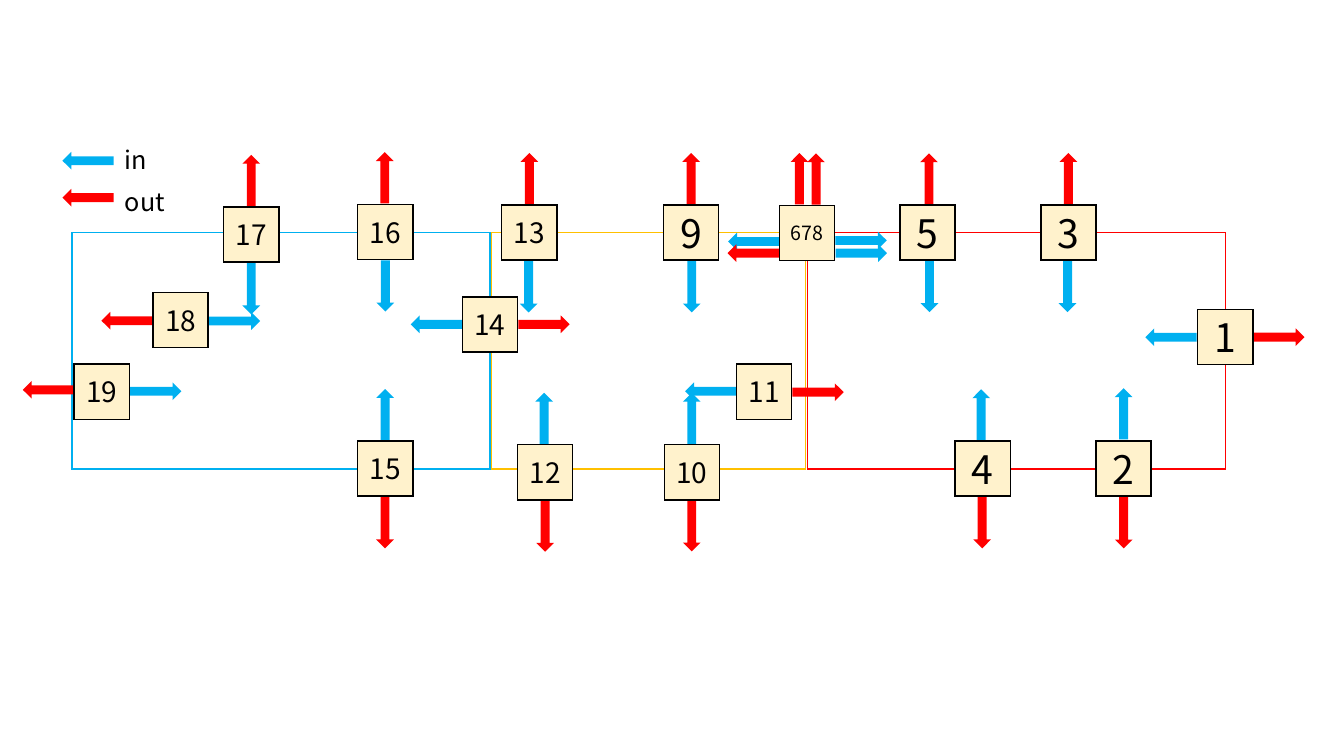
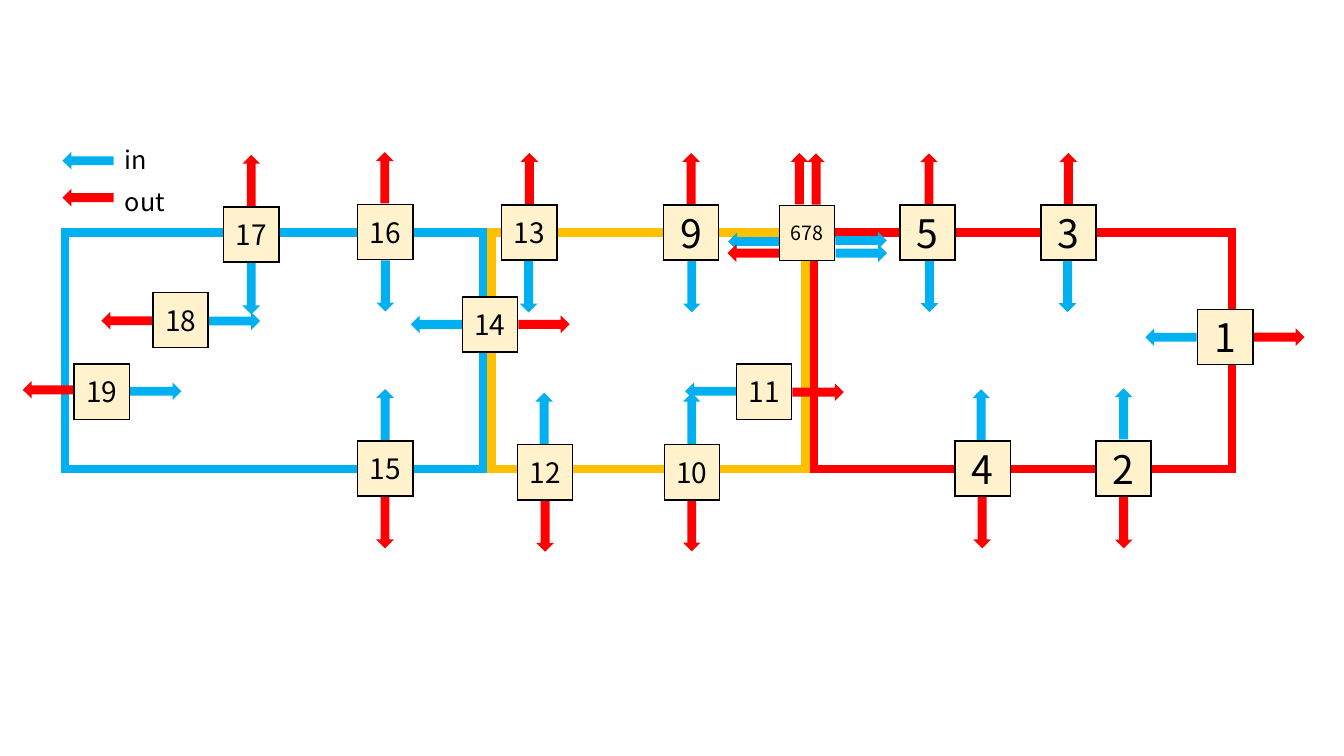
Before and after one commit to ao-megane/LplcOpenDataConverter, a slide deck: slide 2 of LplcOpenDataConverter/LplcOpenDataConverter/genko/センサinout図.pptx. Drawn at 1344x756 pixels with LibreOffice and Linux fonts; fonts in the diff are those of the drawing. Boxes give left, top, right and bottom in pixels: in the first picture for what was removed or moved away, otherwise in the second. Text is boxed around its words. In the diff, an @@ line names an element or a change of style, - is before the commit and + after.

```diff
--- a/LplcOpenDataConverter/LplcOpenDataConverter/genko/センサinout図.pptx
+++ b/LplcOpenDataConverter/LplcOpenDataConverter/genko/センサinout図.pptx
@@ rectangle: place and size @@
-rectangle at bbox=[72, 233, 490, 470]
+rectangle at bbox=[65, 233, 483, 470]
@@ rectangle at bbox=[65, 233, 483, 470]: outline #00B0F0 1 pt to #00B0F0 6 pt @@
@@ rectangle at bbox=[492, 233, 806, 470]: outline #FFC000 1 pt to #FFC000 6 pt @@
@@ rectangle: place and size @@
-rectangle at bbox=[808, 233, 1226, 470]
+rectangle at bbox=[815, 233, 1233, 470]
@@ rectangle at bbox=[815, 233, 1233, 470]: outline #FF0000 1 pt to #FF0000 6 pt @@
```
Also in this commit, not shown: 6 other files.
